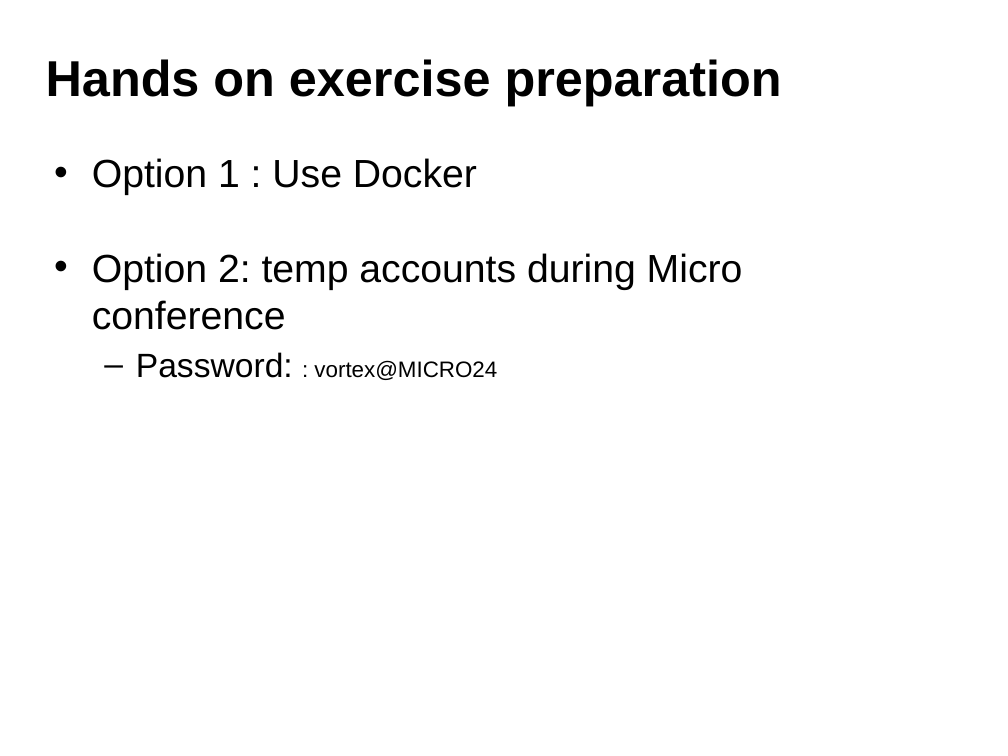
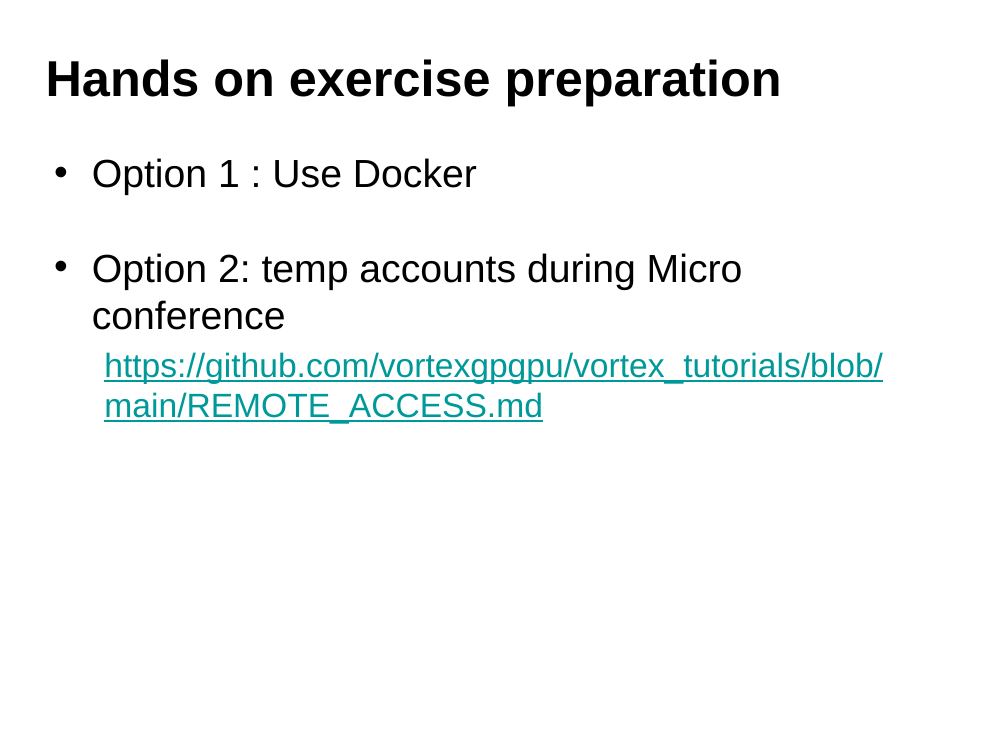
Before and after one commit to vortexgpgpu/vortex_tutorials, a slide deck: slide 4 of Slides_MICRO58/0.tutorial_introduction.pptx. Drawn at 1008x756 pixels with LibreOffice and Linux fonts; fonts in the diff are those of the drawing; background and template pictures are left out. Boxes give left, top, right and bottom in pixels: in the first picture for what was removed or moved away, otherwise in the second. Text is boxed around its words. In the diff, an @@ line names an element or a change of style, - is before the commit and + after.

```diff
--- a/Slides_MICRO58/0.tutorial_introduction.pptx
+++ b/Slides_MICRO58/0.tutorial_introduction.pptx
@@ text at [104,352,883,424]: text changed; size 16 to 24 pt; text colour #000000 to #009999 @@
-  – Password: : vortex@MICRO24
+  https://github.com/vortexgpgpu/vortex_tutorials/blob/main/REMOTE_ACCESS.md
```
Also in this commit, not shown: 1 other slide changed, 1 slide added.
